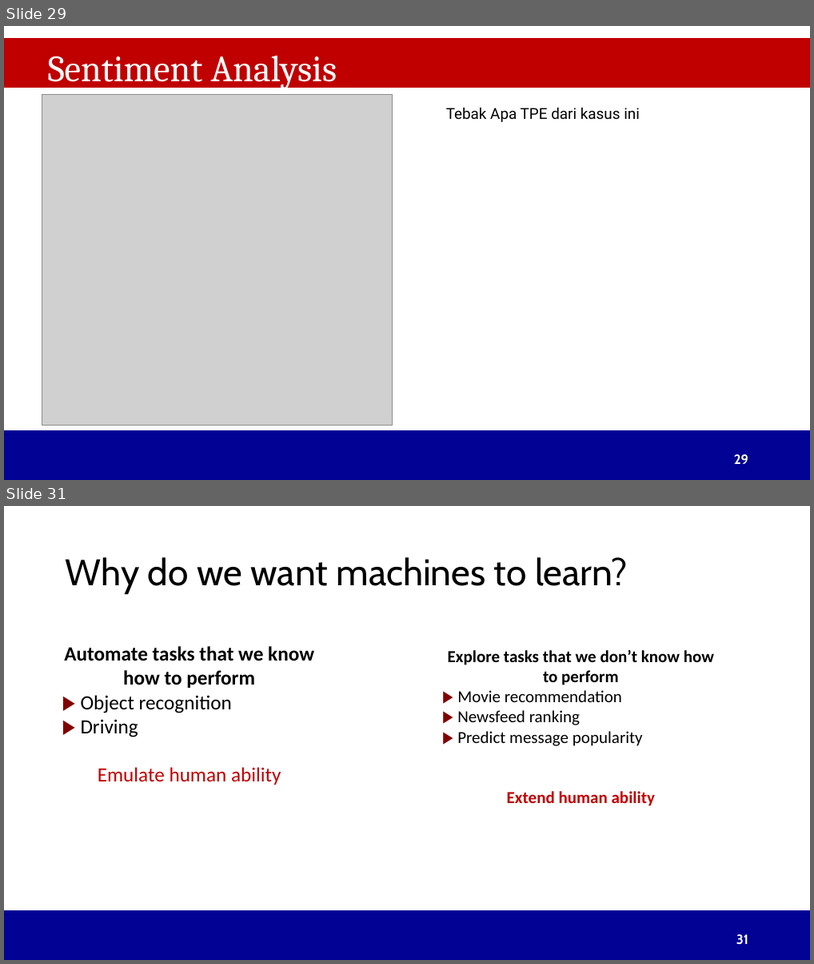
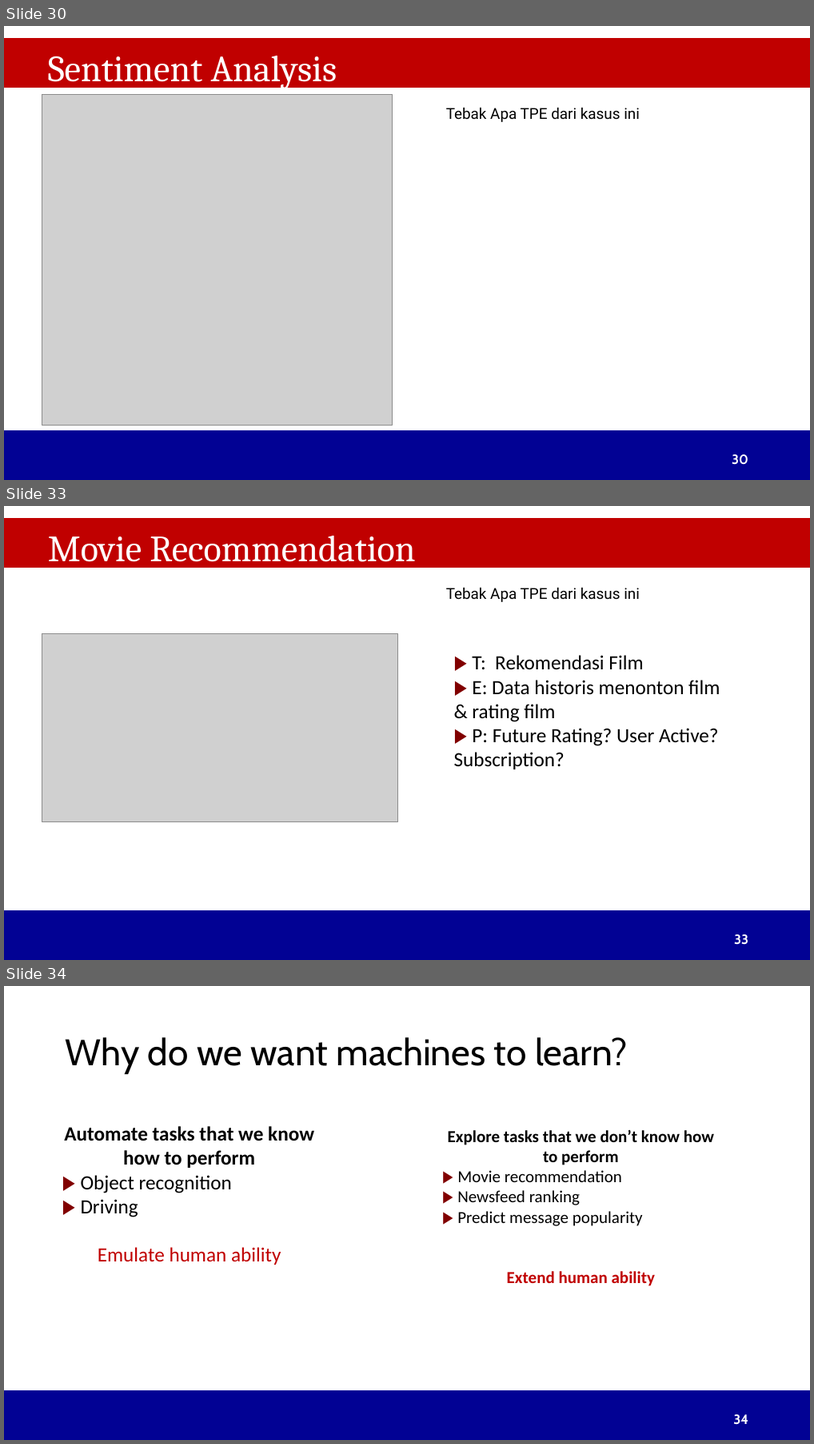
Before and after one commit to rezarzky/ptik24, a slide deck: uploads/w12/BigData.pptx. Shown one above the other, each under a label of ours: slides 29 and 31 before the commit, slides 30, 33 and 34 after it; the slides between them are not shown. The pictures are 814x964 and 814x1444 pixels, drawn with LibreOffice and Linux fonts; fonts in the diff are those of the drawing; grey boxes stand for pictures; background and template pictures are left out. Boxes give left, top, right and bottom in pixels: in the first picture for what was removed or moved away, otherwise in the second. Text is boxed around its words. In the diff, an @@ line names an element or a change of style, - is before the commit and + after.

```diff
--- a/uploads/w12/BigData.pptx
+++ b/uploads/w12/BigData.pptx
@@ slide 33 added at bbox=[4, 506, 810, 960], background #FFFFFF; not listed: 2 template elements that a slide beside it also shows @@
@@ text added at bbox=[48, 536, 415, 569], 44 pt, text #FFFFFF @@
+Movie Recommendation
@@ text added at bbox=[446, 587, 640, 602], 18 pt, text #000000 @@
+Tebak Apa TPE dari kasus ini
@@ picture added at bbox=[42, 634, 398, 821] @@
@@ text added at bbox=[454, 655, 720, 769], 24 pt, text #000000 @@
+▶ T: Rekomendasi Film
+▶ E: Data historis menonton film & rating film
+▶ P: Future Rating? User Active? Subscription?
@@ page number added at bbox=[734, 934, 749, 944], 16 pt, text #FFFFFF, bold @@
+33
@@ what was slide 29 is now slide 30 @@
@@ page number at bbox=[732, 454, 749, 464]: text changed @@
-29
+30
@@ what was slide 31 is now slide 34 @@
@@ page number at bbox=[734, 1414, 749, 1424]: text changed @@
-31
+34
```
Also in this commit, not shown: 3 slides changed, 2 other slides added, 22 other files.
